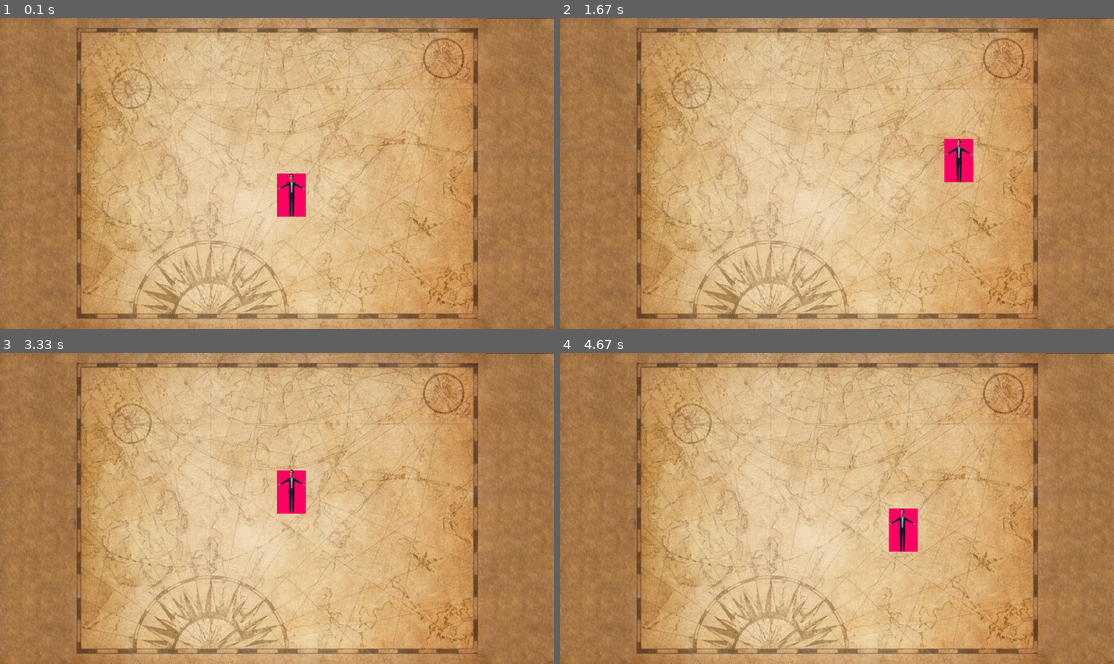
Above: before the commit, frames 1-4 (two rows, left to right).
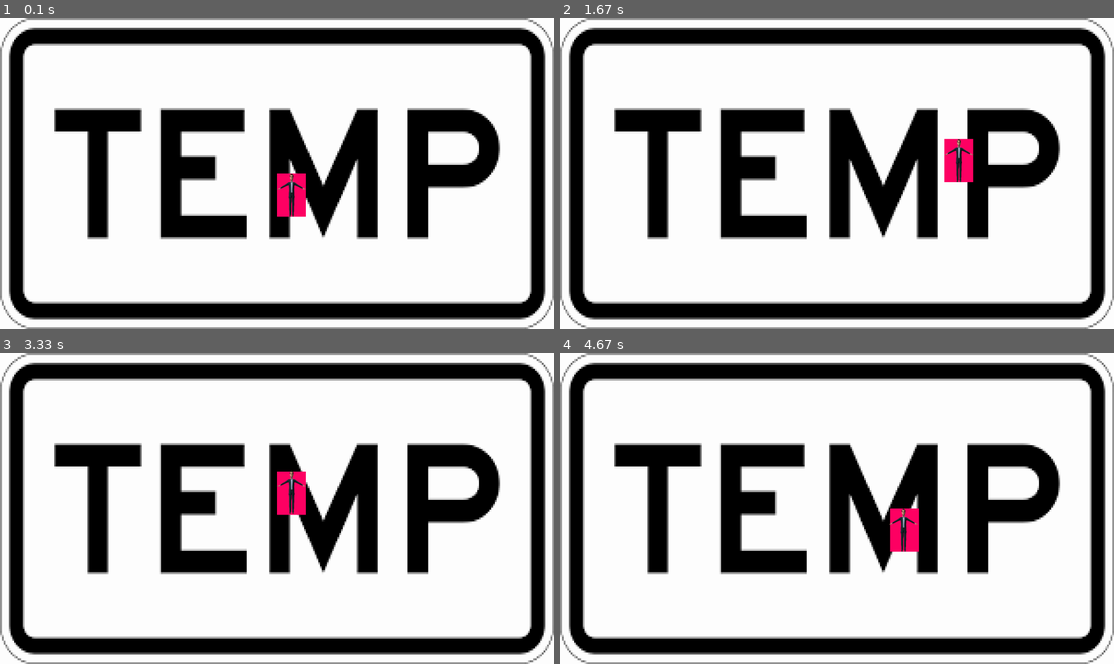
Above: after the commit, the same moments.

Repository: Minkema/PO5_informatica_pygame
Game: pygame game, started from first game/main.py
The game is run twice, just before and just after one commit, with the same random seed, the same clock (stepped at 60 frames per second) and the same inputs.
Inputs:
- Up to frame 1 (0.1 s): no input
- Up to frame 2 (1.67 s): hold D 0.33-0.8 s; hold W 0.83-1.13 s; hold D 1.17-1.63 s
- Up to frame 3 (3.33 s): hold A 1.67-2.2 s; hold S 2.23-2.53 s; hold A 2.57-2.97 s; hold W from 3 s (still down)
- Up to frame 4 (4.67 s): release W at 3.37 s; hold D 3.4-4.03 s; hold S 4.07-4.43 s; hold A from 4.47 s (still down)

The runs differ from the first frame. In frame 1, 99% of the frame differs, in the area x 0-100%, y 0-100%; in frame 2, 99%; in frame 3, 99%; in frame 4, 99%.

Commit message:
Main is nu helemaal schoon

Diff:
--- a/first game/main.py
+++ b/first game/main.py
@@ -1,4 +1,4 @@
-import pygame, player, scenehandler
+import pygame, scenehandler, settings
 
 if __name__ == "__main__":
 
@@ -6,45 +6,20 @@
     pygame.init()
     pygame.mixer.init()
 
-    #variable definitions
-    resolution = [1920,1080] #resolution is done with a list so you can change it easier using code. This can be helpfull for resolution settings.
-    playerY = resolution[1] / 2 #defines the starting y position
-    playerX = resolution[0] / 2 #defines the starting x position
-    playerWidht = (100/1920) * resolution[0]
-    playerHeight = (150/1920) * resolution[0]
-    screen = pygame.display.set_mode((resolution))
+    clock = pygame.time.Clock() #initializes the clock
 
-    clock = pygame.time.Clock() #initializes the clock
-    fps = 120 #defines the amount of frames per second
-
-    scenehandler.initSceneHandler(resolution, screen)
-
+    #Inits the scene
     scenehandler.loadScene("startscreen")
 
     run = True
-    firstLoadUp = True
 
     #Main game loop
     while run:
         scenehandler.mainGameLoop()
 
-        #For loading the player on the first startup and loading values for player script in player script
-        if firstLoadUp:
-            player.loadFirstValues()
-            player.loadPlayer(playerX, playerY, playerWidht, playerHeight)
-            firstLoadUp = False
-
-        #Comments about these functions are at the functions declarations
-        player.drawPlayer()
-
-        player.update_movement()
-
-        player.drawerPlayerTexture()
-
         #updates the screen so you can see changes
         pygame.display.update()
-
-        clock.tick(fps)
+        clock.tick(settings.fps)
 
         #this makes sure that when you click the X your game closes
         for event in pygame.event.get():
--- a/first game/player.py
+++ b/first game/player.py
@@ -1,34 +1,25 @@
-import pygame, scenehandler
+import pygame, settings
 
-resolution = 0
-movementspeed = 4
-screen = 0
+resolution = settings.resolution
+screen = settings.screen
 
 #init all player values
-player = 0
-playerHeight = 0
-playerWidht = 0
+playerHeight = settings.playerHeight
+playerWidht = settings.playerWidht
 character = 0
 
 #movemenet values
-playerX = 0
-playerY = 0
+playerX = settings.playerX
+playerY = settings.playerY
+movementspeed = 4
 
-#Initiates some variables that are necessary for the player script
-def loadFirstValues():
-    global screen, resolution
-    resolution = scenehandler.resolution
-    screen = scenehandler.screen
+player = pygame.Rect((playerX,playerY,playerWidht,playerHeight))
 
-def loadPlayer(x, y, Widht, Height):
-    #Loads all the necessary variables inside the player script so that they can be used later
-    global player, playerHeight, playerWidht, playerX, playerY, character
-    player = pygame.Rect((x,y,Widht,Height))
-    playerHeight = Height
-    playerWidht = Widht
-    playerX = x
-    playerY = y
 
+def loadPlayer():
+
+    #trys to load texture on player
+    global character
     try:
         character_image = pygame.image.load('Textures/Player/player.png')
         character = pygame.transform.scale(character_image, (playerWidht,playerHeight))
@@ -46,6 +37,7 @@
 def update_movement():
     key = pygame.key.get_pressed()
     global playerX, playerY
+
     if (key[pygame.K_a] == True) and (playerX > 0):
         player.move_ip(-movementspeed,0)
         playerX -= movementspeed
--- a/first game/scenehandler.py
+++ b/first game/scenehandler.py
@@ -1,15 +1,9 @@
-import pygame
+import pygame, settings, player
 
 currentScene = "default"
-resolution = 0
-screen = 0
+resolution = settings.resolution
+screen = settings.screen
 music_active = False
-
-#Initiates some variables that are necessary for the scene handler
-def initSceneHandler(resolutionImport, screenImport):
-    global resolution, screen
-    resolution = resolutionImport
-    screen = screenImport
 
 
 def loadScene(scenename):
@@ -21,6 +15,7 @@
         loadStartScene()
 
 def loadStartScene():
+    player.loadPlayer()
     #Loads the music in pygame so that it can be used later in the scene loop
     pygame.mixer.music.load('Audio\Startscreen\startscreen.mp3')
 
@@ -39,6 +34,12 @@
 
     #All scene specific stuff in the main game loop needs to be handled here
     if currentScene == "startscreen":
+
+        #Comments about these functions are at the functions declarations
+        player.drawPlayer()
+        player.update_movement()
+        player.drawerPlayerTexture()
+
         global music_active
 
         #loads the music file for this specific scene
--- /dev/null
+++ b/first game/settings.py
@@ -0,0 +1,9 @@
+import pygame
+
+resolution = [1920,1080] #resolution is done with a list so you can change it easier using code. This can be helpfull for resolution settings.
+playerY = resolution[1] / 2 #defines the starting y position
+playerX = resolution[0] / 2 #defines the starting x position
+playerWidht = (100/1920) * resolution[0]
+playerHeight = (150/1920) * resolution[0]
+screen = pygame.display.set_mode((resolution))
+fps = 120 #defines the amount of frames per second
Binary file changed: first game/Textures/StartScreen/homescreen.png
